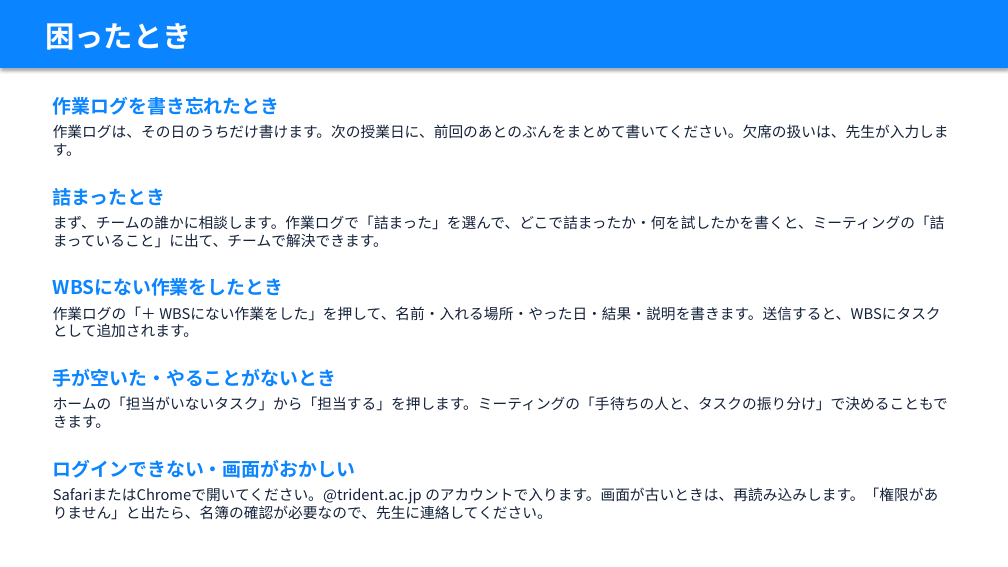
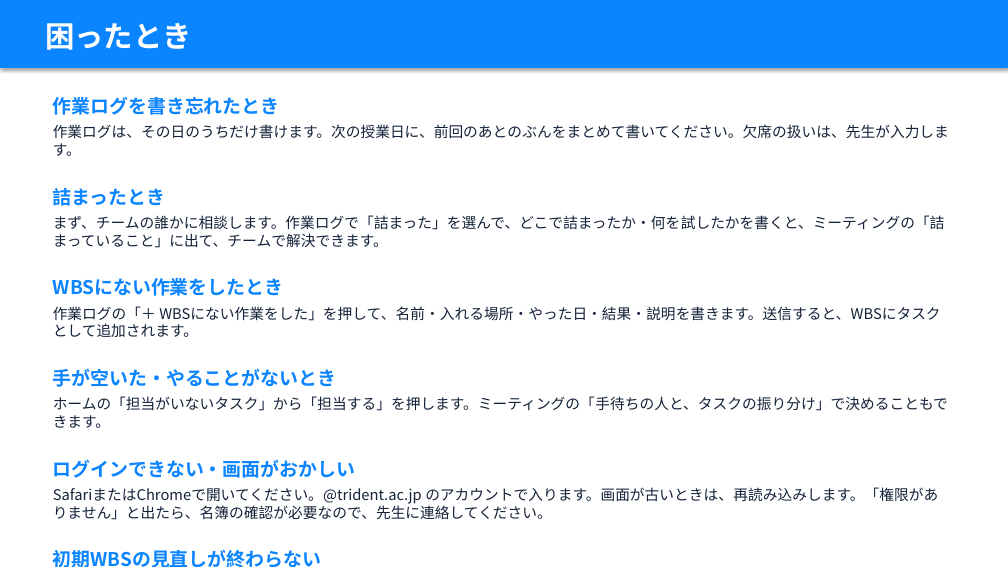
Before and after one commit to takky416-byte/sotsuken_pj_management, a slide deck: slide 37 of docs/manual/卒研PJ管理_説明資料_学生編.pptx (slide 30 before the commit). Drawn at 1008x567 pixels with LibreOffice and Linux fonts; fonts in the diff are those of the drawing. Boxes give left, top, right and bottom in pixels: in the first picture for what was removed or moved away, otherwise in the second. Text is boxed around its words. In the diff, an @@ line names an element or a change of style, - is before the commit and + after.

```diff
--- a/docs/manual/卒研PJ管理_説明資料_学生編.pptx
+++ b/docs/manual/卒研PJ管理_説明資料_学生編.pptx
@@ text added at <box>53,550,321,567</box>, 18 pt, text #0A84FF, bold @@
+初期WBSの見直しが終わらない
```
Also in this commit, not shown: 19 other slides changed, 7 slides added, 9 other files.
